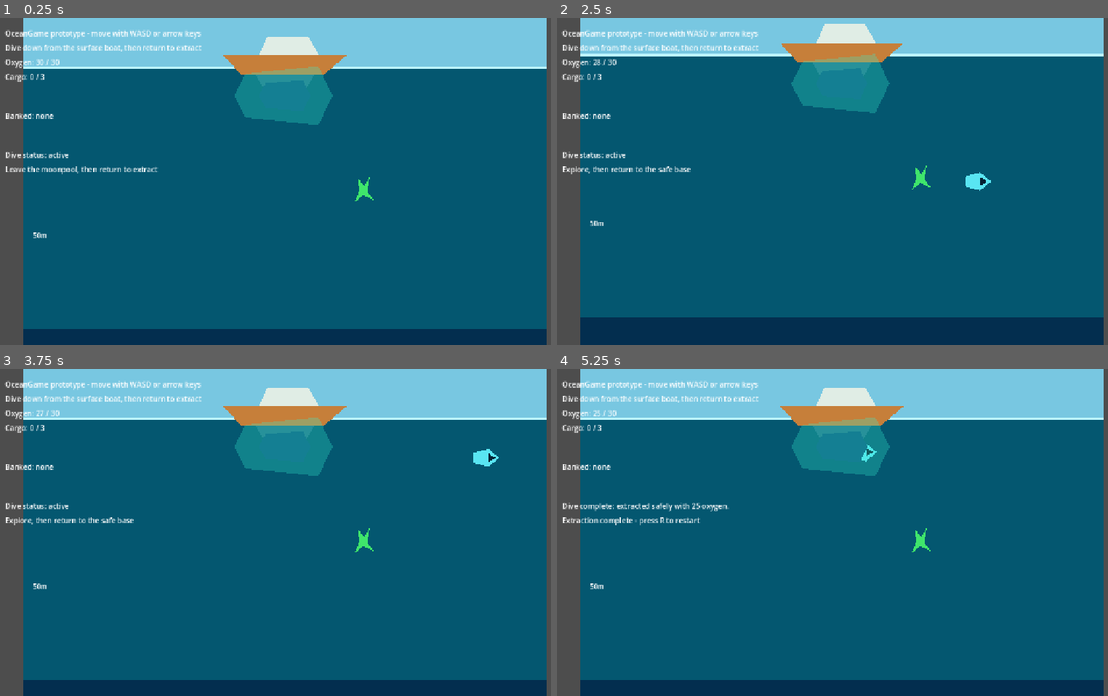
Above: before the commit, frames 1-4 (two rows, left to right).
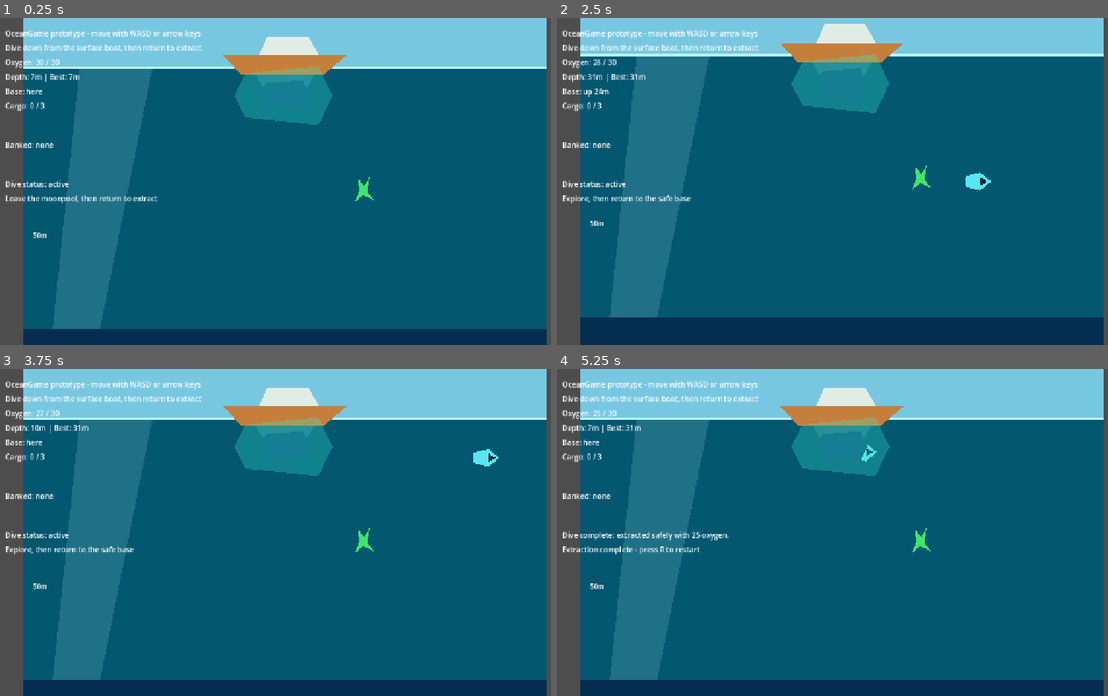
Above: after the commit, the same moments.

Repository: joeypshell/OceanGame
Game: Godot game, scene res://scenes/Main.tscn
Same seed, same stepped clock (60 frames per second), same inputs: the game is played once before the commit and once after it.
Inputs:
- Up to frame 1 (0.25 s): no input
- Up to frame 2 (2.5 s): tap Enter at 0.5 s; hold D (move_right) 0.53-1.28 s; tap E (interact) at 0.6, 1.35, 2.1 s; hold S (move_down) 1.28-2.03 s; hold D (move_right) from 2.03 s (still down)
- Up to frame 3 (3.75 s): release D (move_right) at 2.78 s; hold W (move_up) 2.78-3.53 s; tap E (interact) at 2.85, 3.6 s; hold A (move_left) from 3.53 s (still down)
- Up to frame 4 (5.25 s): tap E (interact) at 4.35, 5.1 s; release A (move_left) at 5.03 s; hold S (move_down) from 5.03 s (still down)

The runs differ from the first frame. In frame 1, 9.7% of the frame differs, in the area x 0-29%, y 15-96%; in frame 2, 9.7%; in frame 3, 9.6%; in frame 4, 9.8%, in the area x 0-32%, y 15-96%.

Commit message:
Resolve #12 improve dive readability

Diff:
--- a/scenes/Main.tscn
+++ b/scenes/Main.tscn
@@ -44,6 +44,18 @@
 offset_right = 1280.0
 offset_bottom = 124.0
 color = Color(0.74, 0.96, 1, 1)
+
+[node name="ShallowLightRays" type="Polygon2D" parent="."]
+color = Color(0.64, 0.91, 0.93, 0.18)
+polygon = PackedVector2Array(138, 122, 316, 122, 188, 760, 72, 760)
+
+[node name="MidwaterWreckSilhouette" type="Polygon2D" parent="."]
+color = Color(0.02, 0.08, 0.12, 0.55)
+polygon = PackedVector2Array(850, 1060, 1160, 1120, 1118, 1210, 782, 1168)
+
+[node name="DeepGlowHint" type="Polygon2D" parent="."]
+color = Color(0.52, 1, 0.22, 0.24)
+polygon = PackedVector2Array(806, 1420, 974, 1420, 1038, 1760, 744, 1760)
 
 [node name="DepthMarkers" type="Node2D" parent="."]
 
@@ -169,30 +181,44 @@
 offset_bottom = 118.0
 text = "Oxygen: 30 / 30"
 
+[node name="Depth" type="Label" parent="HUD"]
+offset_left = 24.0
+offset_top = 118.0
+offset_right = 620.0
+offset_bottom = 150.0
+text = "Depth: 0m | Best: 0m"
+
+[node name="BaseDirection" type="Label" parent="HUD"]
+offset_left = 24.0
+offset_top = 150.0
+offset_right = 620.0
+offset_bottom = 182.0
+text = "Base: here"
+
 [node name="Cargo" type="Label" parent="HUD"]
 offset_left = 24.0
-offset_top = 118.0
-offset_right = 620.0
-offset_bottom = 204.0
+offset_top = 182.0
+offset_right = 620.0
+offset_bottom = 268.0
 text = "Cargo: 0 / 3"
 
 [node name="BankedResources" type="Label" parent="HUD"]
 offset_left = 24.0
-offset_top = 204.0
-offset_right = 620.0
-offset_bottom = 290.0
+offset_top = 268.0
+offset_right = 620.0
+offset_bottom = 354.0
 text = "Banked: none"
 
 [node name="Status" type="Label" parent="HUD"]
 offset_left = 24.0
-offset_top = 290.0
-offset_right = 620.0
-offset_bottom = 322.0
+offset_top = 354.0
+offset_right = 620.0
+offset_bottom = 386.0
 text = "Dive status: active"
 
 [node name="ExtractionPrompt" type="Label" parent="HUD"]
 offset_left = 24.0
-offset_top = 322.0
-offset_right = 620.0
-offset_bottom = 354.0
+offset_top = 386.0
+offset_right = 620.0
+offset_bottom = 418.0
 text = "Safe base: press E or Enter to extract"
--- a/scripts/main.gd
+++ b/scripts/main.gd
@@ -13,6 +13,8 @@
 @onready var player: CharacterBody2D = $Player
 @onready var base_zone: Area2D = $BaseZone
 @onready var oxygen_label: Label = $HUD/Oxygen
+@onready var depth_label: Label = $HUD/Depth
+@onready var base_direction_label: Label = $HUD/BaseDirection
 @onready var cargo_label: Label = $HUD/Cargo
 @onready var bank_label: Label = $HUD/BankedResources
 @onready var status_label: Label = $HUD/Status
@@ -108,6 +110,11 @@
 
 func _update_hud() -> void:
 	oxygen_label.text = "Oxygen: %d / %d" % [ceili(dive_session.oxygen), ceili(dive_session.max_oxygen)]
+	depth_label.text = "Depth: %dm | Best: %dm" % [
+		roundi(dive_session.current_depth),
+		roundi(progression_state.best_depth_reached)
+	]
+	base_direction_label.text = _format_base_direction()
 	cargo_label.text = "Cargo: %d / %d%s" % [
 		dive_session.current_cargo.size(),
 		dive_session.cargo_limit,
@@ -164,3 +171,13 @@
 			return "Glow Plankton"
 		_:
 			return resource_id
+
+func _format_base_direction() -> String:
+	var vertical_delta := player.global_position.y - start_position.y
+	if absf(vertical_delta) < 48.0:
+		return "Base: here"
+
+	if vertical_delta > 0.0:
+		return "Base: up %.0fm" % (vertical_delta / pixels_per_meter)
+
+	return "Base: below %.0fm" % (absf(vertical_delta) / pixels_per_meter)
Not shown, changed: docs/current/GAMEPLAY.md
Not shown, changed: docs/current/ROADMAP.md
